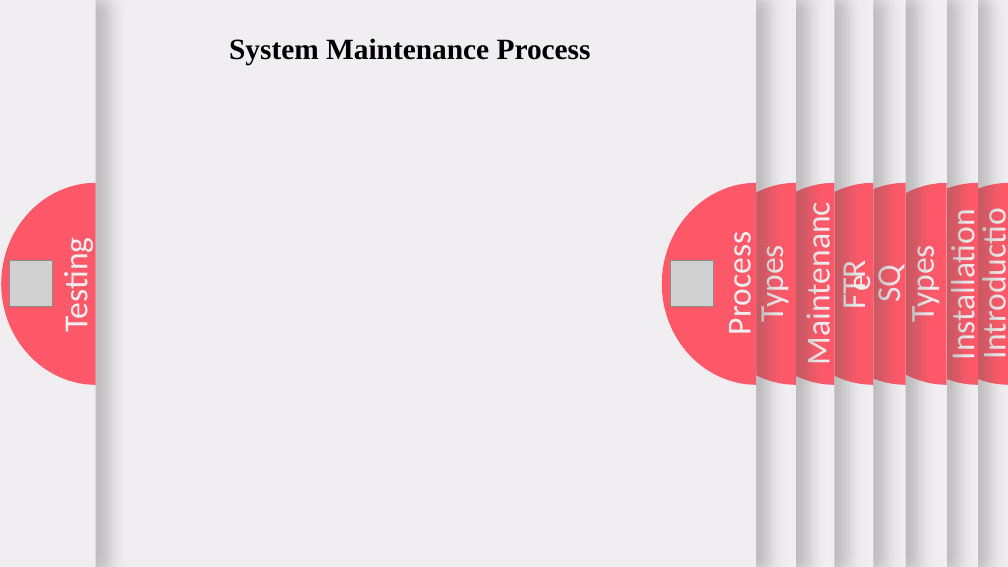
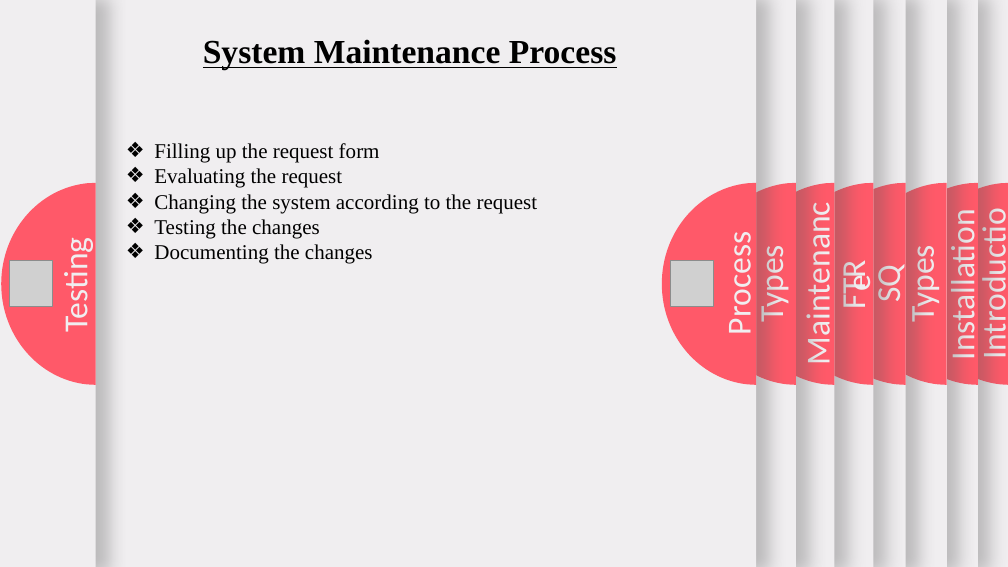
Before and after one commit to anjanshrestha8/third_sem-notes, a slide deck: slide 18 of Sad/unit6.pptx. Drawn at 1008x567 pixels with LibreOffice and Linux fonts; fonts in the diff are those of the drawing; grey boxes stand for pictures. Boxes give left, top, right and bottom in pixels: in the first picture for what was removed or moved away, otherwise in the second. Text is boxed around its words. In the diff, an @@ line names an element or a change of style, - is before the commit and + after.

Commit message:
final ppt

```diff
--- a/Sad/unit6.pptx
+++ b/Sad/unit6.pptx
@@ text "System Maintenance Process" at (203,39,617,70): size 28 to 32 pt, underline on @@
@@ text added at (154,143,538,264), 20 pt, text #000000 @@
+❖ Filling up the request form
+❖ Evaluating the request
+❖ Changing the system according to the request
+❖ Testing the changes
+❖ Documenting the changes
```
Also in this commit, not shown: 18 other slides changed, 1 slide added.
